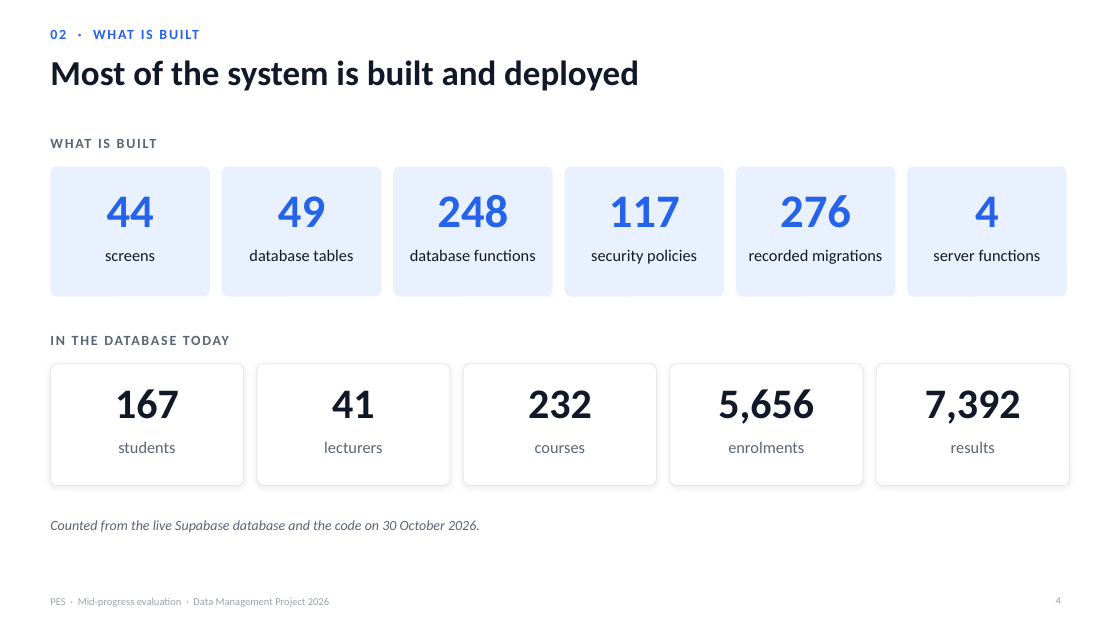
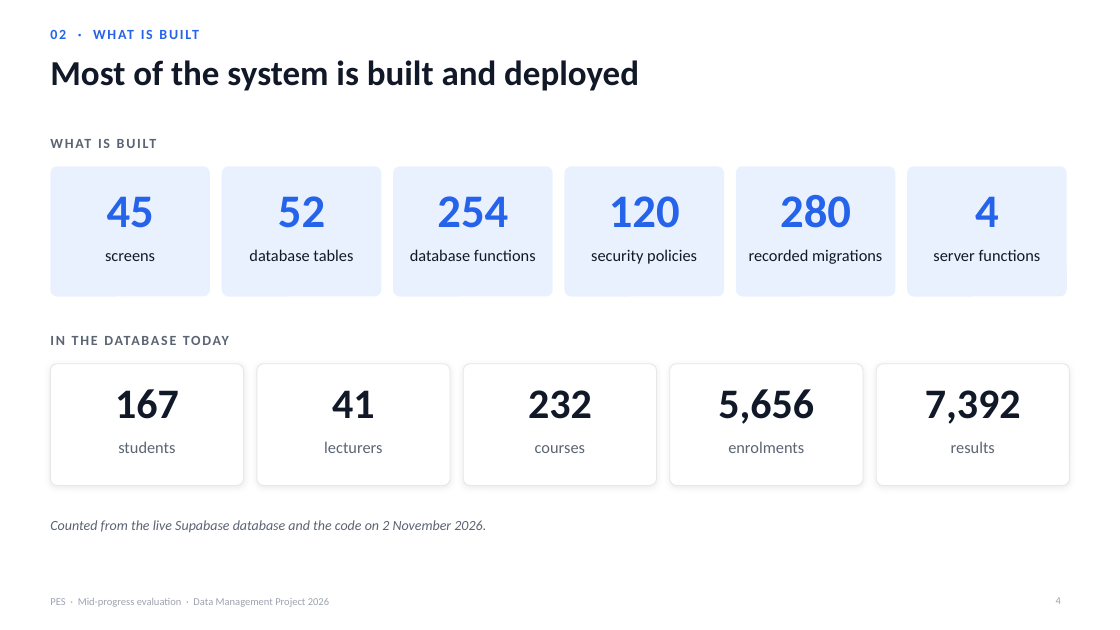
Before and after one commit to Senadheera-eng/Performance-Evaluation-System, a slide deck: slide 4 of presentations/PES_Mid_Progress_Evaluation.pptx. Drawn at 1120x630 pixels with LibreOffice and Linux fonts; fonts in the diff are those of the drawing. Boxes give left, top, right and bottom in pixels: in the first picture for what was removed or moved away, otherwise in the second. Text is boxed around its words. In the diff, an @@ line names an element or a change of style, - is before the commit and + after.

```diff
--- a/presentations/PES_Mid_Progress_Evaluation.pptx
+++ b/presentations/PES_Mid_Progress_Evaluation.pptx
@@ text at (107,196,154,228): text changed @@
-44
+45
@@ text at (278,196,325,228): text changed @@
-49
+52
@@ text at (437,196,508,228): text changed @@
-248
+254
@@ text at (609,196,680,228): text changed @@
-117
+120
@@ text at (780,195,851,228): text changed @@
-276
+280
@@ text at (50,520,486,533): text changed @@
-Counted from the live Supabase database and the code on 30 October 2026.
+Counted from the live Supabase database and the code on 2 November 2026.
```
Also in this commit, not shown: 7 other slides changed, 3 slides added.
